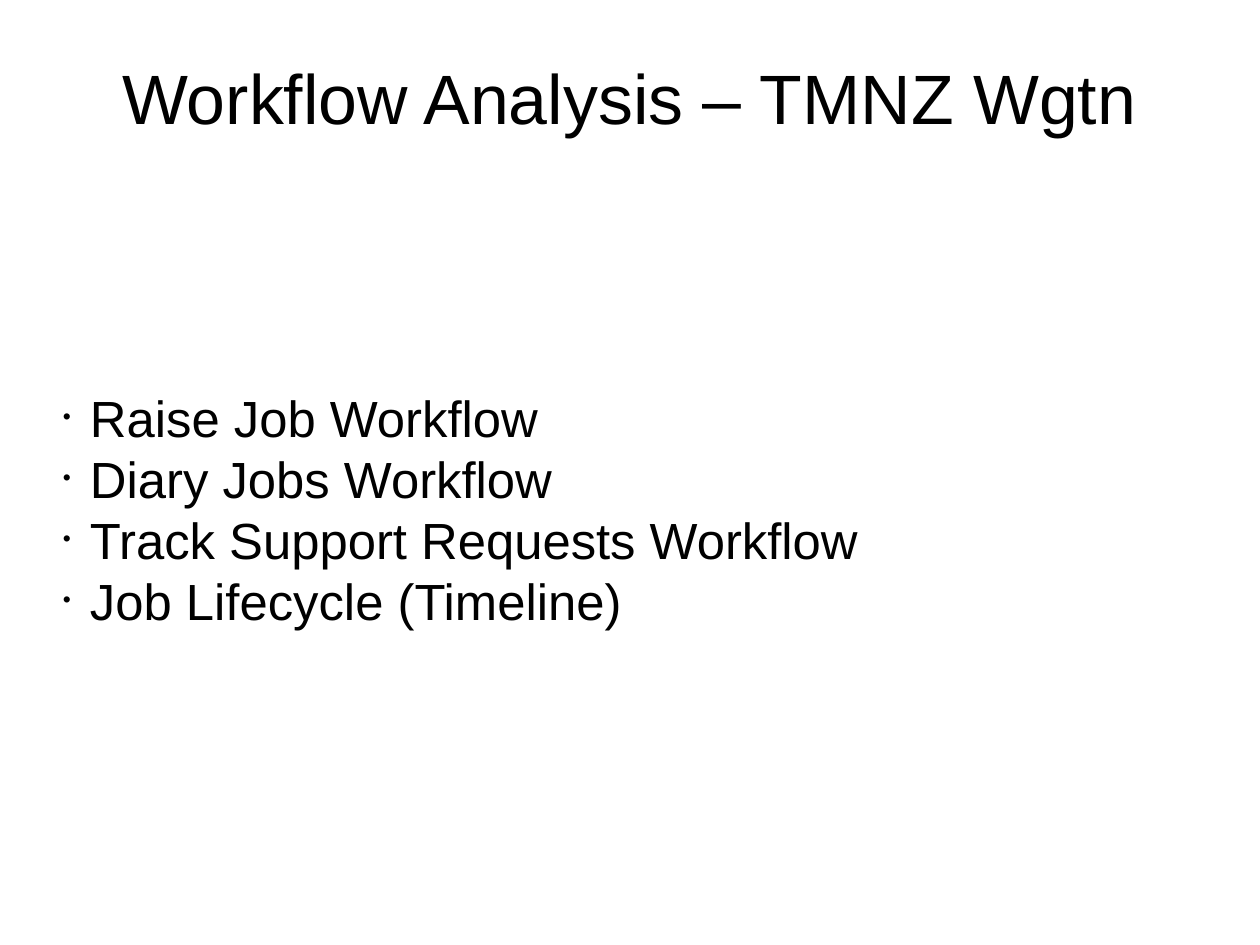
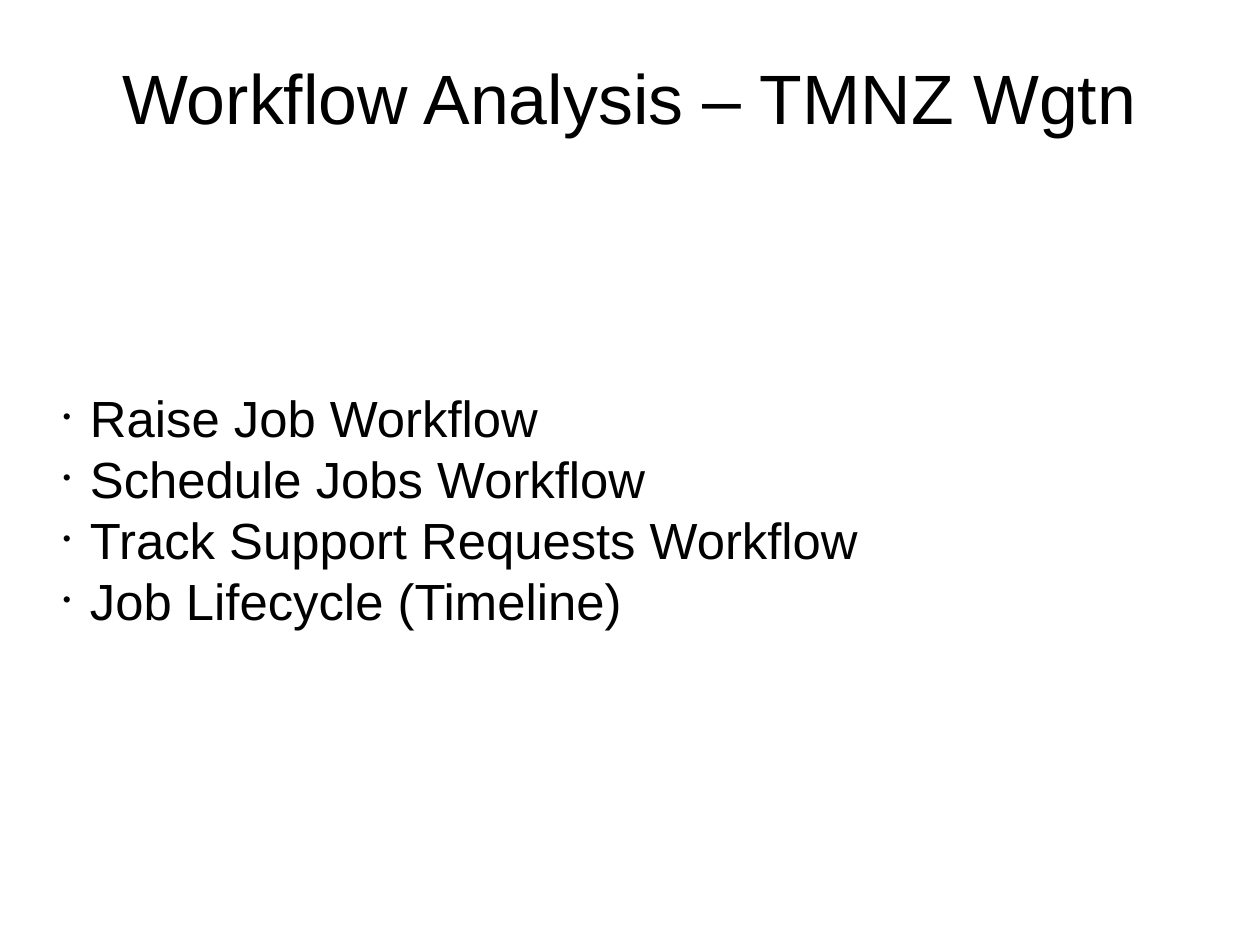
Before and after one commit to monkeysh1ne/TMNZ_Stuff, a slide deck: slide 1 of Workflows BP Models.odp. Drawn at 1260x945 pixels with LibreOffice and Linux fonts; fonts in the diff are those of the drawing. Boxes give left, top, right and bottom in pixels: in the first picture for what was removed or moved away, otherwise in the second. Text is boxed around its words. In the diff, an @@ line names an element or a change of style, - is before the commit and + after.

Commit message:
Continued working on Scheduled Job Workflow - 'Workflows BP Models.odp'

```diff
--- a/Workflows BP Models.odp
+++ b/Workflows BP Models.odp
@@ subtitle at [90,461,645,499]: text changed @@
-• Diary Jobs Workflow
+• Schedule Jobs Workflow
```
Also in this commit, not shown: 2 other slides changed, 1 slide added, 1 other file.
